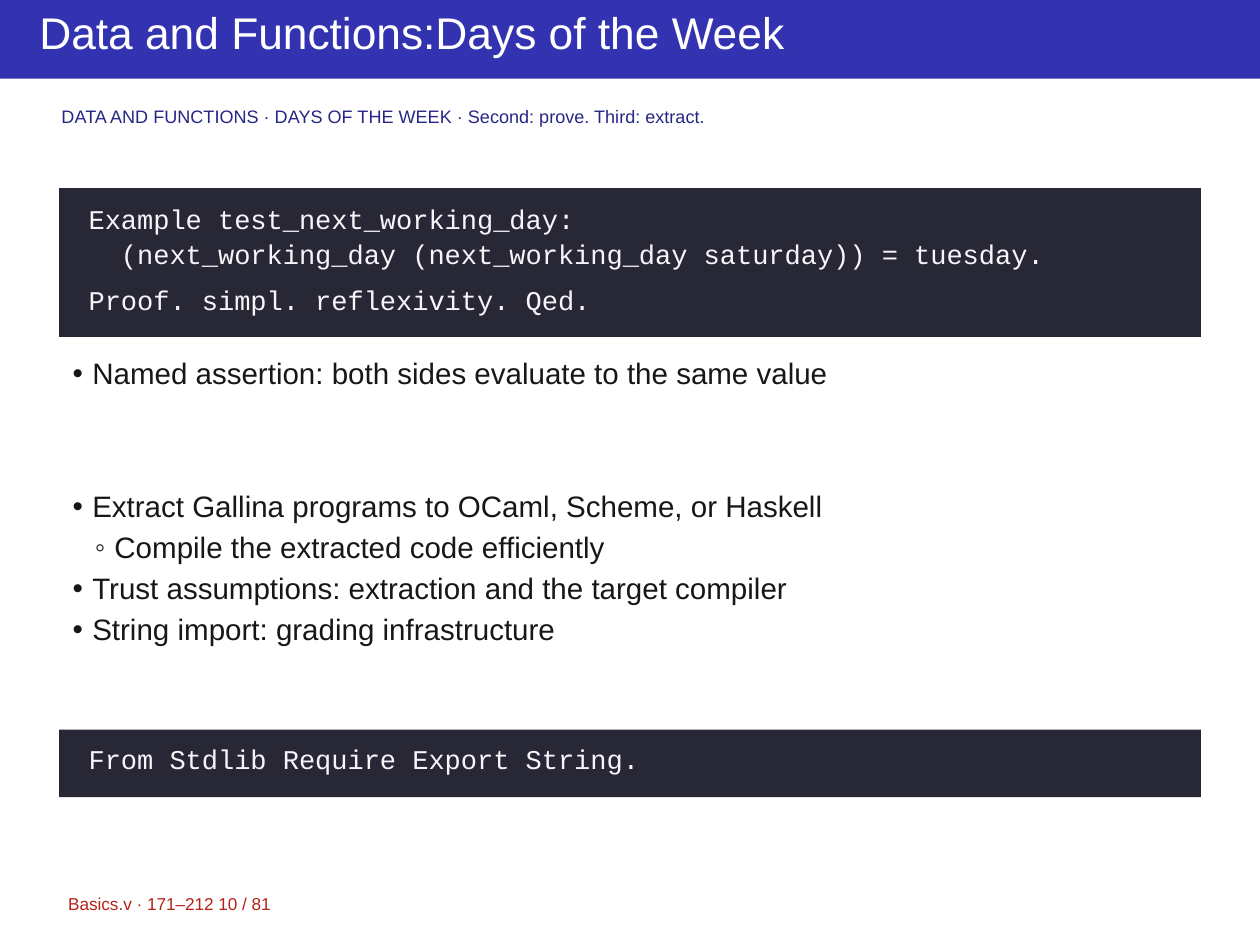
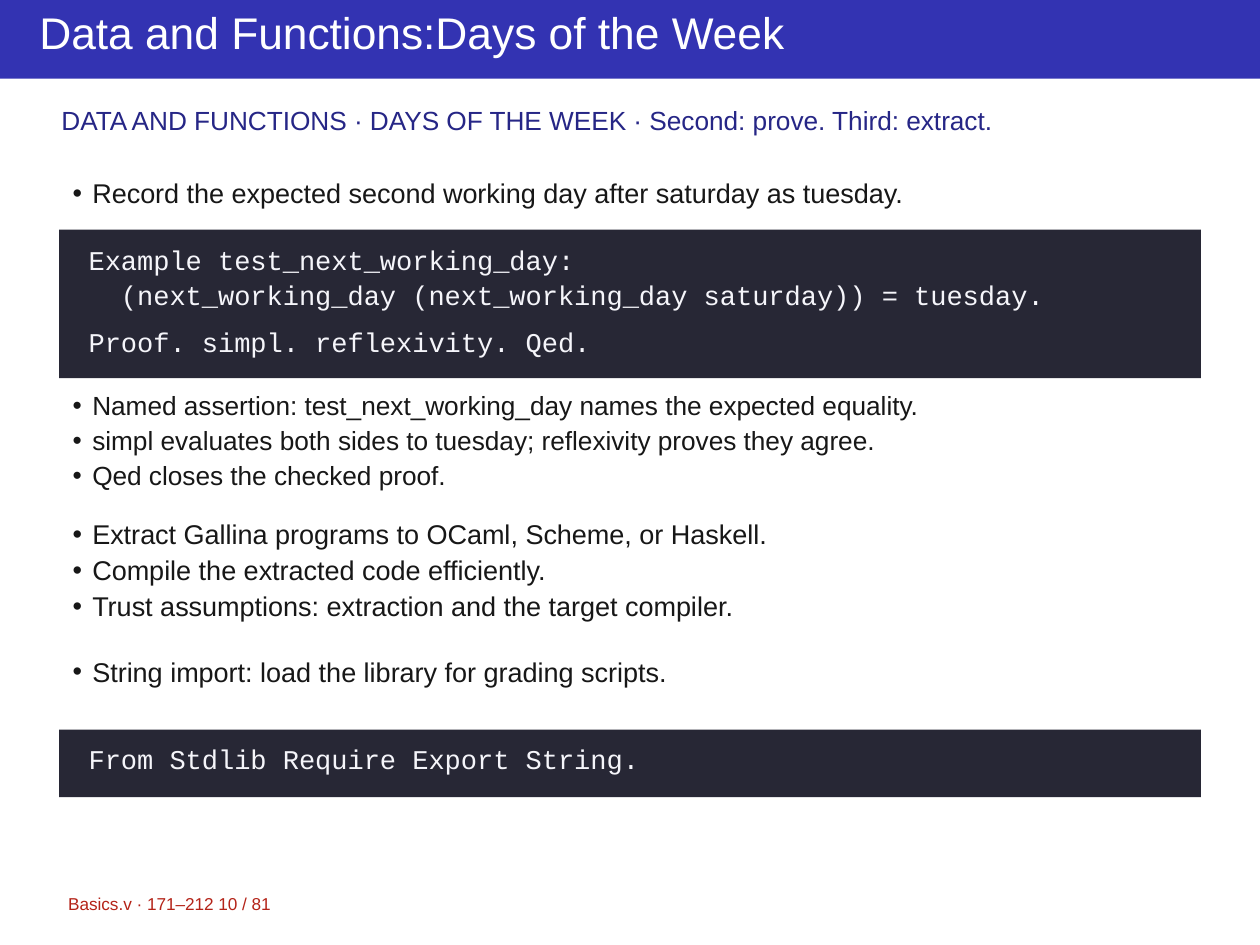
Before and after one commit to yuanruizhang5a/ppt-master, a slide deck: slide 10 of projects/course-rocq/Basics-2.pptx. Drawn at 1260x945 pixels with LibreOffice and Linux fonts; fonts in the diff are those of the drawing. Boxes give left, top, right and bottom in pixels: in the first picture for what was removed or moved away, otherwise in the second. Text is boxed around its words. In the diff, an @@ line names an element or a change of style, - is before the commit and + after.

```diff
--- a/projects/course-rocq/Basics-2.pptx
+++ b/projects/course-rocq/Basics-2.pptx
@@ text "DATA AND FUNCTIONS · DAYS ..." at [61, 111, 992, 136]: size 11 to 16 pt; line spacing 12.1pt to 17.6pt @@
@@ text added at [92, 183, 903, 208], 16.5 pt, text #171717 @@
+• Record the expected second working day after saturday as tuesday.
@@ rectangle: place and size @@
-rectangle at [59, 188, 1201, 337]
+rectangle at [59, 229, 1201, 378]
@@ text "Example test_next_working_day: (next_working_day (next_worki ...": place and size @@
-text "Example test_next_working_day: (next_working_day (next_worki ..." at [89, 210, 1044, 316]
+text "Example test_next_working_day: (next_working_day (next_worki ..." at [89, 251, 1044, 358]
@@ text at [92, 396, 917, 491]: text changed; size 18 to 16 pt @@
-• Named assertion: both sides evaluate to the same value
+• Named assertion: test_next_working_day names the expected equality.
+• simpl evaluates both sides to tuesday; reflexivity proves they agree.
+• Qed closes the checked proof.
@@ text at [92, 524, 767, 687]: text changed; size 18 to 16.5 pt @@
-• Extract Gallina programs to OCaml, Scheme, or Haskell
-  ◦ Compile the extracted code efficiently
-• Trust assumptions: extraction and the target compiler
-• String import: grading infrastructure
+• Extract Gallina programs to OCaml, Scheme, or Haskell.
+• Compile the extracted code efficiently.
+• Trust assumptions: extraction and the target compiler.
+• String import: load the library for grading scripts.
```
Also in this commit, not shown: 80 other slides changed, 7 other files.
